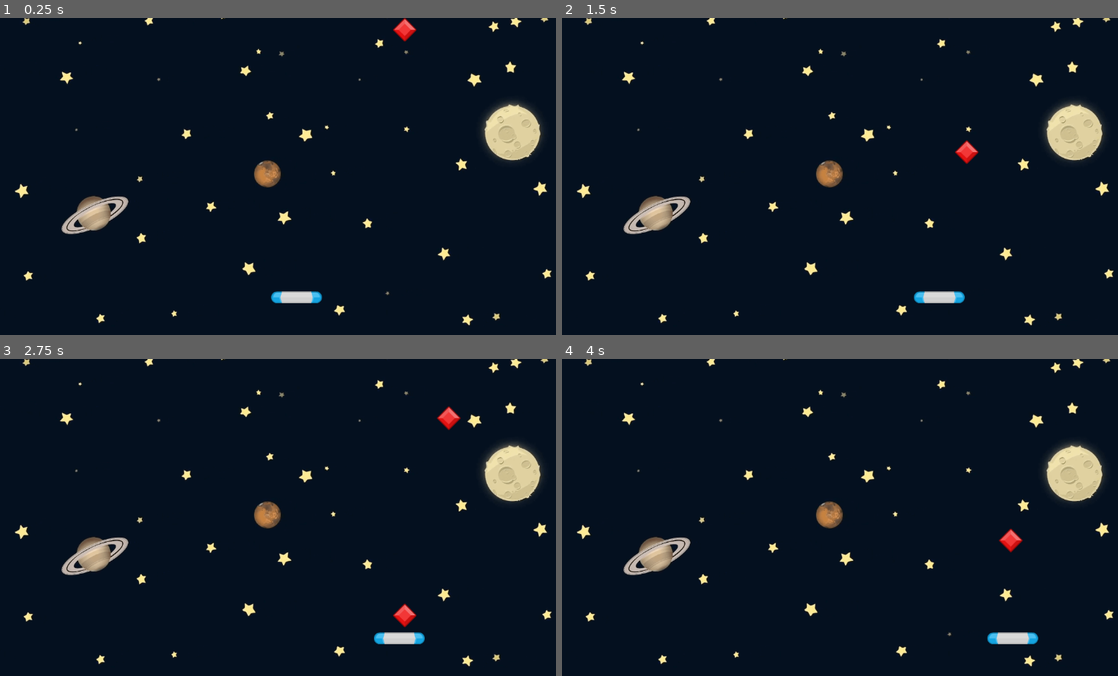
Above: before the commit, frames 1-4 (two rows, left to right).
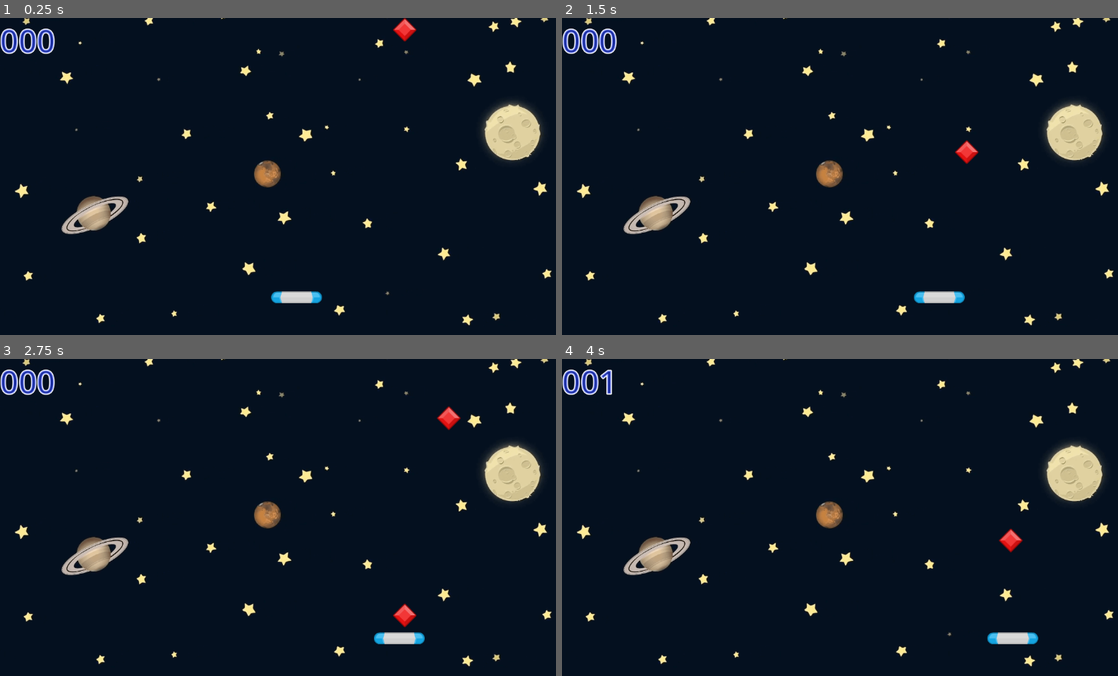
Above: after the commit, the same moments.

Repository: GaliardArt/GemCatcherGodot
Game: Godot game, scene res://Scenes/Game/Game.tscn
Same seed, same stepped clock (60 frames per second), same inputs: the game is played once before the commit and once after it.
Inputs:
- Up to frame 1 (0.25 s): no input
- Up to frame 2 (1.5 s): hold D (move_right) 0.53-1.28 s; hold A (move_left) from 1.28 s (still down)
- Up to frame 3 (2.75 s): release A (move_left) at 2.03 s; hold D (move_right) from 2.03 s (still down)
- Up to frame 4 (4 s): release D (move_right) at 3.53 s; hold A (move_left) from 3.53 s (still down)

The runs differ from the first frame. In frame 1, 0.5% of the frame differs, in the area x 0-10%, y 3-12%; in frame 2, 0.5%; in frame 3, 0.5%; in frame 4, 0.5%.

Commit message:
Sound and Scoring

Diff:
--- a/Scenes/Game/Game.gd
+++ b/Scenes/Game/Game.gd
@@ -2,7 +2,15 @@
 
 const GEM = preload("res://Scenes/Gem/Gem.tscn")
 const MARGIN: float = 70.0
+var _scoreCount: int = 0
+
 @onready var spawn_timer: Timer = $Timer
+@onready var score_sound: AudioStreamPlayer2D = $ScoreSound
+@onready var sound: AudioStreamPlayer = $Sound
+@onready var score: Label = $Score
+
+const EXPLODE = preload("res://assets/explode.wav")
+
 
 func _ready() -> void:
 	spawn_gem()
@@ -19,6 +27,9 @@
 	pass
 
 func stop_all() -> void:
+	sound.stop()
+	sound.stream = EXPLODE
+	sound.play()
 	spawn_timer.stop()
 	for child in get_children():
 		if child is Gem or child is Paddle:
@@ -31,3 +42,10 @@
 func _on_timer_timeout() -> void:
 	spawn_gem()
 	pass # Replace with function body.
+
+func _on_paddle_area_entered(area: Area2D) -> void:
+	_scoreCount += 1
+	score.text = str(_scoreCount).pad_zeros(3)
+	if score_sound.playing == false:
+		score_sound.position = area.position
+		score_sound.play()
--- a/Scenes/Game/Game.tscn
+++ b/Scenes/Game/Game.tscn
@@ -1,8 +1,10 @@
-[gd_scene load_steps=4 format=3 uid="uid://bj2siv5i7vcxr"]
+[gd_scene load_steps=6 format=3 uid="uid://bj2siv5i7vcxr"]
 
 [ext_resource type="Script" uid="uid://cgpb7d4u65pep" path="res://Scenes/Game/Game.gd" id="1_ln2h6"]
 [ext_resource type="Texture2D" uid="uid://ba0rjcxwtpxyb" path="res://assets/GameBg.png" id="1_rdw05"]
 [ext_resource type="PackedScene" uid="uid://c0vqtgpuv4yij" path="res://Scenes/Paddle/Paddle.tscn" id="2_gwu2e"]
+[ext_resource type="AudioStream" uid="uid://rdya38fe3n4l" path="res://assets/bgm_action_5.mp3" id="4_ln2h6"]
+[ext_resource type="AudioStream" uid="uid://ca6jyotdo73xa" path="res://assets/spell1_0.wav" id="5_y3kpf"]
 
 [node name="Game" type="Node2D"]
 script = ExtResource("1_ln2h6")
@@ -22,4 +24,21 @@
 wait_time = 2.0
 autostart = true
 
+[node name="ScoreSound" type="AudioStreamPlayer2D" parent="."]
+stream = ExtResource("5_y3kpf")
+
+[node name="Sound" type="AudioStreamPlayer" parent="."]
+stream = ExtResource("4_ln2h6")
+autoplay = true
+
+[node name="Score" type="Label" parent="."]
+offset_right = 46.0
+offset_bottom = 29.0
+theme_override_colors/font_color = Color(0.14902, 0.247059, 0.937255, 0.607843)
+theme_override_colors/font_outline_color = Color(1, 1, 1, 1)
+theme_override_constants/outline_size = 7
+theme_override_font_sizes/font_size = 66
+text = "000"
+
+[connection signal="area_entered" from="Paddle" to="." method="_on_paddle_area_entered"]
 [connection signal="timeout" from="Timer" to="." method="_on_timer_timeout"]
--- a/project.godot
+++ b/project.godot
@@ -24,6 +24,12 @@
 naming/scene_name_casing=1
 naming/script_name_casing=1
 
+[importer_defaults]
+
+mp3={
+&"loop": true
+}
+
 [input]
 
 move_left={
Not shown, changed: assets/bgm_action_5.mp3.import
